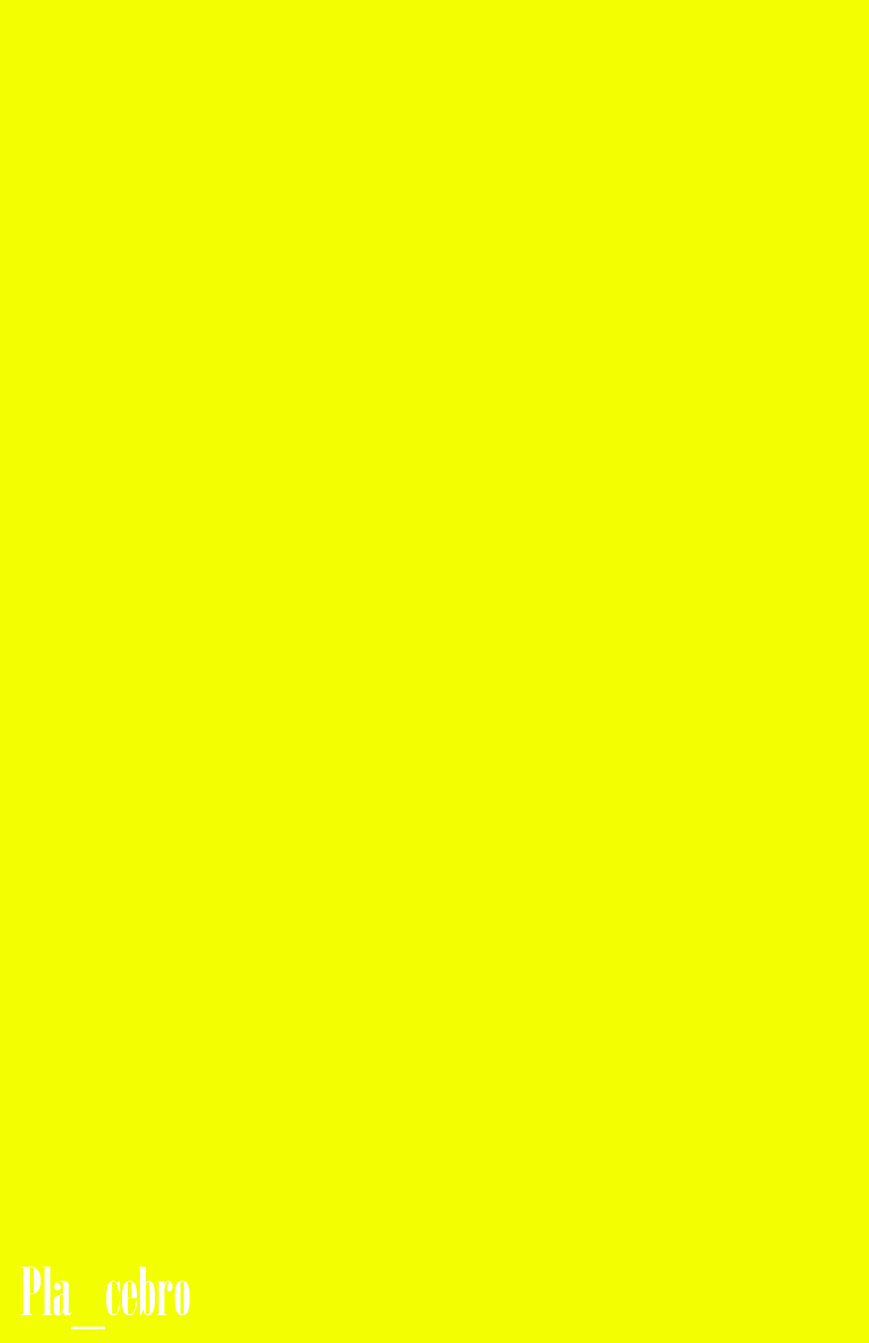
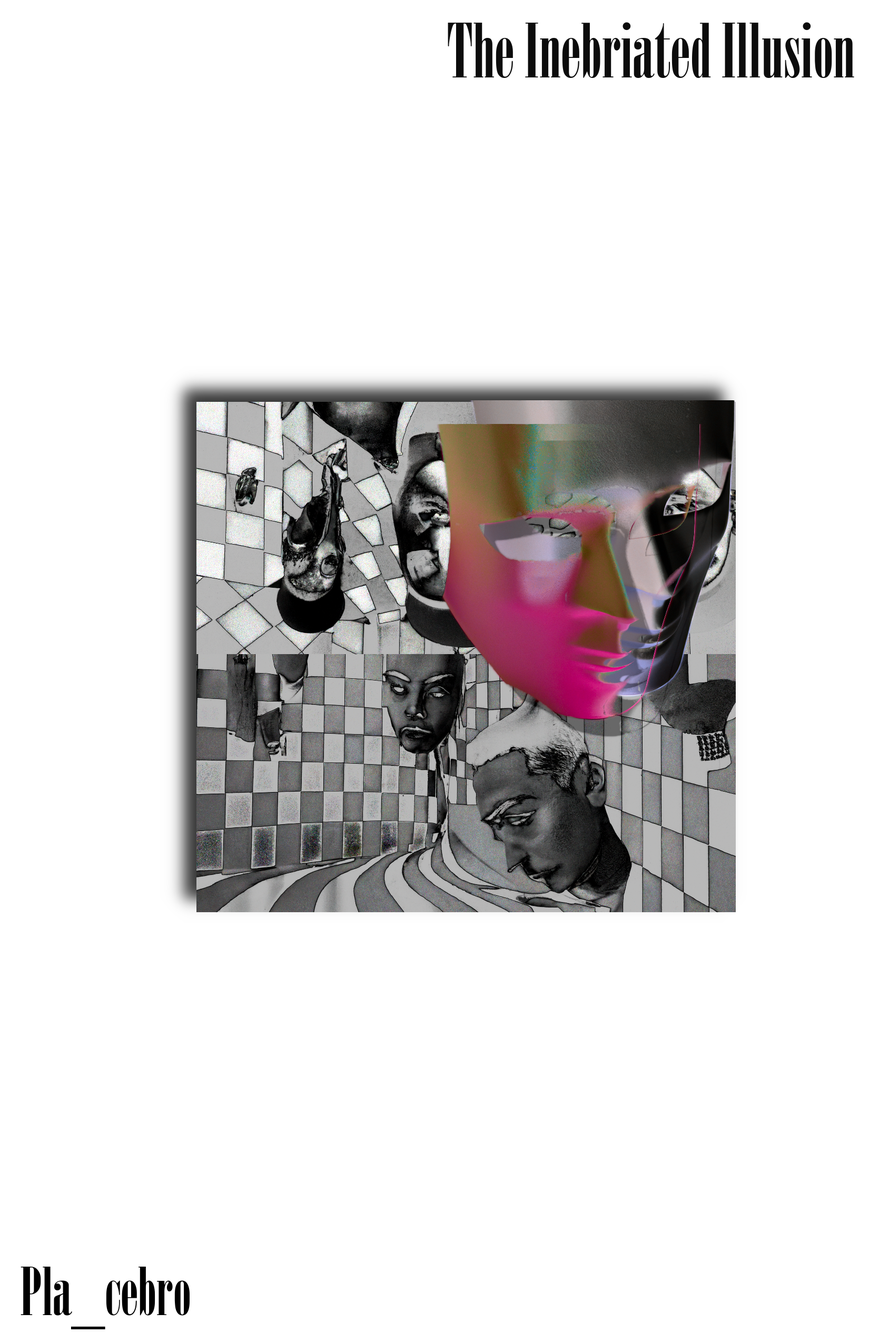
Comparing the layer stacks of the two 869px x 1343px images. Changes:
added layer "DALL·E 2023-05-05 13.57.18 - The Inebriated Illusion. vaporwave faces being dis…" above "The Inebriated Illusion" over [160, 365, 748, 924]
added layer "The Inebriated Illusion" above "Pla_cebro" over [447, 22, 855, 78]
painted on "Pla_cebro" over [20, 1266, 190, 1330]
painted on "Background" over [0, 0, 869, 1343]
